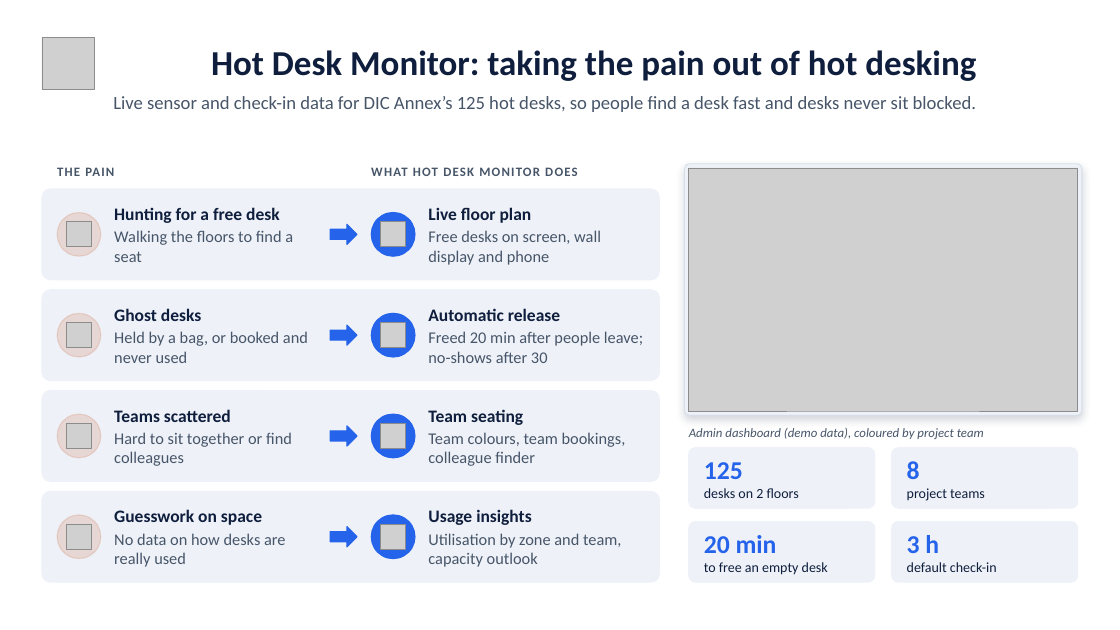
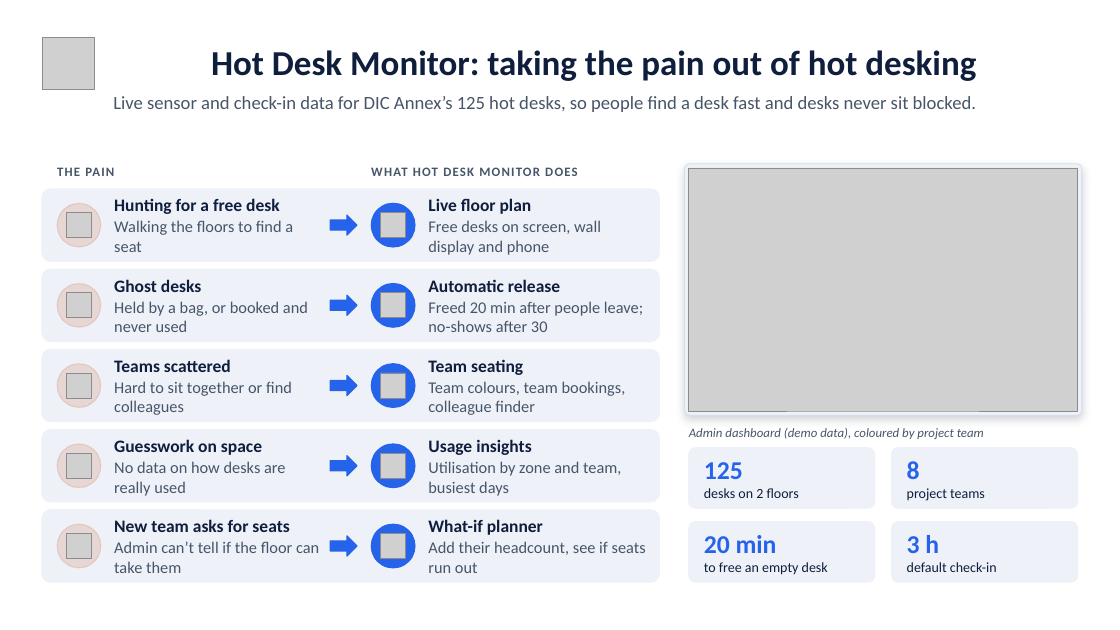
Before and after one commit to yyuetmeng/hotdesk, a slide deck: slide 2 of docs/Hot-Desk-Monitor.pptx. Drawn at 1120x630 pixels with LibreOffice and Linux fonts; fonts in the diff are those of the drawing; grey boxes stand for pictures. Boxes give left, top, right and bottom in pixels: in the first picture for what was removed or moved away, otherwise in the second. Text is boxed around its words. In the diff, an @@ line names an element or a change of style, - is before the commit and + after.

```diff
--- a/docs/Hot-Desk-Monitor.pptx
+++ b/docs/Hot-Desk-Monitor.pptx
@@ rounded rectangle: place and size @@
-rounded rectangle at bbox=[42, 189, 660, 280]
+rounded rectangle at bbox=[42, 189, 660, 261]
@@ 2 pictures, 2 ellipses, 1 right arrow: place and size @@
-2 pictures, 2 ellipses, 1 right arrow at bbox=[57, 213, 415, 256]
+2 pictures, 2 ellipses, 1 right arrow at bbox=[57, 203, 415, 247]
@@ rounded rectangle: place and size @@
-rounded rectangle at bbox=[42, 290, 660, 381]
+rounded rectangle at bbox=[42, 270, 660, 342]
@@ text "Ghost desks": place and size @@
-text "Ghost desks" at bbox=[114, 308, 308, 363]
+text "Ghost desks" at bbox=[114, 279, 308, 332]
@@ 2 pictures, 2 ellipses, 1 right arrow: place and size @@
-2 pictures, 2 ellipses, 1 right arrow at bbox=[57, 313, 415, 357]
+2 pictures, 2 ellipses, 1 right arrow at bbox=[57, 284, 415, 328]
@@ text "Automatic release": place and size @@
-text "Automatic release" at bbox=[428, 308, 643, 363]
+text "Automatic release" at bbox=[428, 279, 643, 332]
@@ rounded rectangle added at bbox=[42, 350, 660, 422], fill #EEF2F8, outline #EEF2F8 1 pt @@
@@ text "Teams scattered": place and size @@
-text "Teams scattered" at bbox=[114, 409, 292, 466]
+text "Teams scattered" at bbox=[114, 359, 292, 415]
@@ text "Team seating": place and size @@
-text "Team seating" at bbox=[428, 409, 626, 466]
+text "Team seating" at bbox=[428, 359, 626, 415]
@@ ellipse added at bbox=[57, 364, 101, 408], fill #C2410C at 15% opacity, outline #C2410C 1 pt @@
@@ picture: place and size @@
-picture at bbox=[66, 423, 92, 449]
+picture at bbox=[66, 373, 92, 398]
@@ right arrow added at bbox=[330, 376, 357, 396], fill #2563EB, outline #2563EB 1 pt @@
@@ ellipse added at bbox=[371, 364, 415, 408], fill #2563EB, outline #2563EB 1 pt @@
@@ picture: place and size @@
-picture at bbox=[381, 423, 406, 449]
+picture at bbox=[381, 373, 406, 398]
@@ proportions changed in 4 elements at bbox=[42, 189, 660, 261], bbox=[42, 510, 660, 582], bbox=[42, 270, 660, 342], bbox=[42, 430, 660, 502] @@
@@ rounded rectangle: place and size @@
-rounded rectangle at bbox=[42, 391, 660, 481]
+rounded rectangle at bbox=[42, 430, 660, 502]
@@ less space between paragraphs in 7 elements at bbox=[428, 198, 601, 255], bbox=[114, 198, 293, 252], bbox=[428, 279, 643, 332], bbox=[114, 279, 308, 332], bbox=[428, 359, 626, 415], bbox=[114, 359, 292, 415], bbox=[114, 439, 285, 496] @@
@@ text "Guesswork on space": place and size @@
-text "Guesswork on space" at bbox=[114, 509, 285, 567]
+text "Guesswork on space" at bbox=[114, 439, 285, 496]
@@ 2 ellipses, 1 right arrow: place and size @@
-2 ellipses, 1 right arrow at bbox=[57, 414, 415, 458]
+2 ellipses, 1 right arrow at bbox=[57, 444, 415, 488]
@@ text at bbox=[428, 439, 531, 455]: less space between paragraphs @@
@@ text "Usage insights": place and size @@
-text "Usage insights" at bbox=[428, 509, 621, 567]
+text "Usage insights" at bbox=[428, 439, 621, 496]
@@ picture: place and size @@
-picture at bbox=[66, 524, 92, 549]
+picture at bbox=[66, 453, 92, 478]
@@ picture: place and size @@
-picture at bbox=[381, 524, 406, 549]
+picture at bbox=[381, 453, 406, 478]
@@ text at bbox=[428, 461, 621, 496]: text changed @@
-Utilisation by zone and team, capacity outlook
+Utilisation by zone and team, busiest days
@@ rounded rectangle: place and size @@
-rounded rectangle at bbox=[42, 492, 660, 582]
+rounded rectangle at bbox=[42, 510, 660, 582]
@@ picture added at bbox=[66, 534, 92, 559] @@
@@ text added at bbox=[114, 519, 319, 573], 14 pt, text #475569 @@
+New team asks for seats
+Admin can’t tell if the floor can take them
@@ 2 ellipses, 1 right arrow: place and size @@
-2 ellipses, 1 right arrow at bbox=[57, 515, 415, 559]
+2 ellipses, 1 right arrow at bbox=[57, 524, 415, 568]
@@ picture added at bbox=[381, 534, 406, 559] @@
@@ text added at bbox=[428, 519, 646, 573], 14 pt, text #475569 @@
+What-if planner
+Add their headcount, see if seats run out
```
